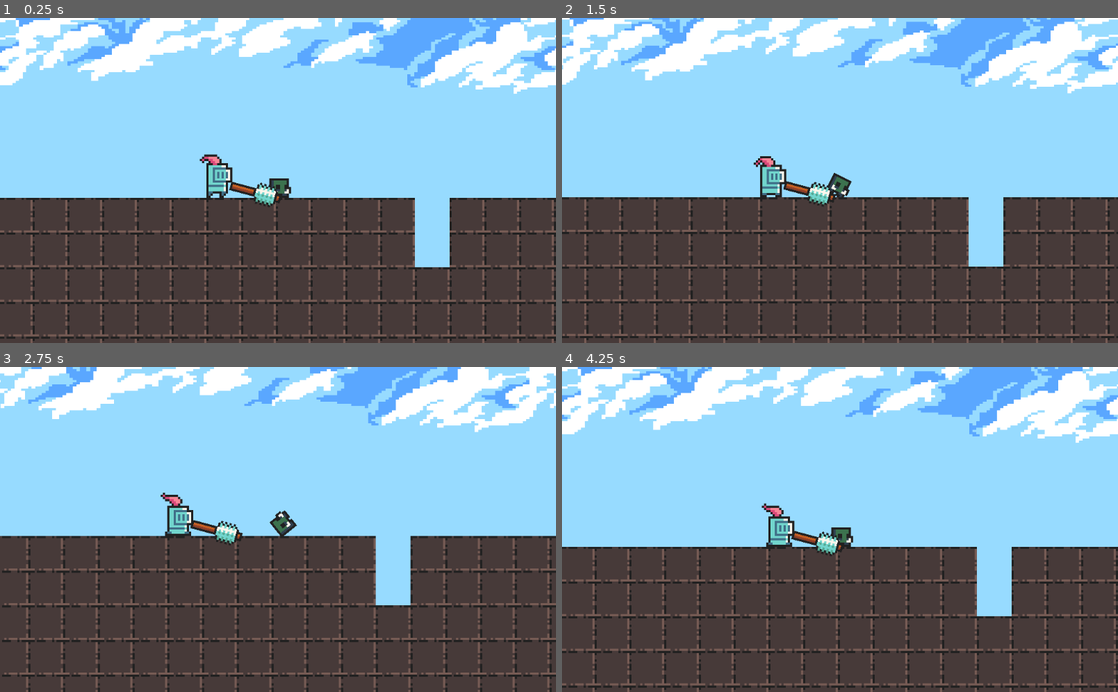
Above: before the commit, frames 1-4 (two rows, left to right).
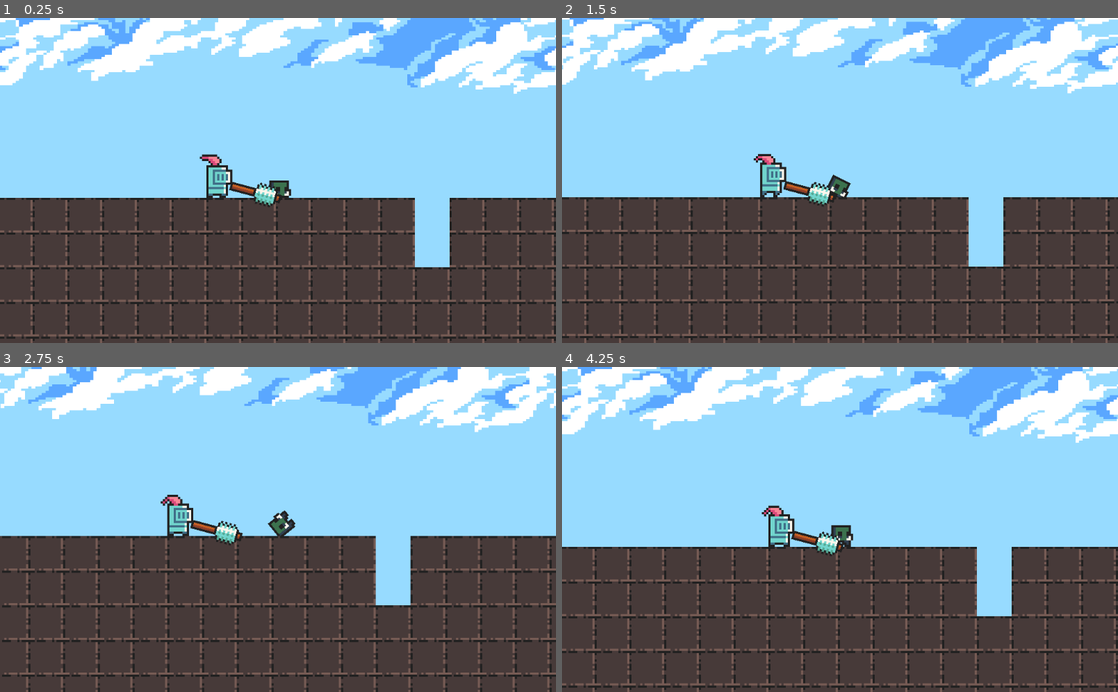
Above: after the commit, the same moments.

Repository: samsface/goblin_golf
Game: Godot game, scene res://game.tscn
Two runs of this game, one before a commit and one after it. Both use one fixed random seed, a clock stepped at 60 frames per second and the inputs below. Before the commit the project starts from res://Node2D.tscn.
Inputs:
- Up to frame 1 (0.25 s): no input
- Up to frame 2 (1.5 s): tap Enter (ui_accept) at 0.5, 0.77 s
- Up to frame 3 (2.75 s): tap Enter (ui_accept) at 1.52 s
- Up to frame 4 (4.25 s): tap Enter (ui_accept) at 3.02, 3.77 s

The runs differ from the first frame. In frame 1, 0.3% of the frame differs, in the area x 35-53%, y 41-56%; in frame 2, 0.4%, in the area x 34-53%, y 41-56%; in frame 3, 0.4%; in frame 4, 0.4%.

Commit message:
remove old enemy

Diff:
--- a/enemy.tscn
+++ /dev/null
@@ -1,71 +0,0 @@
-[gd_scene load_steps=13 format=2]
-
-[sub_resource type="GDScript" id=26]
-script/source = "extends RigidBody2D
-"
-
-[sub_resource type="StreamTexture" id=27]
-load_path = "res://.import/goblin_idle_anim_f0.png-e0d2b2f9270ed7f3c09d0632bd39626e.stex"
-
-[sub_resource type="StreamTexture" id=28]
-load_path = "res://.import/goblin_idle_anim_f1.png-21540be1664be3204bfb5e74dd262c1f.stex"
-
-[sub_resource type="StreamTexture" id=29]
-load_path = "res://.import/goblin_idle_anim_f2.png-cfc12b3be30e6e119941792a394276dd.stex"
-
-[sub_resource type="StreamTexture" id=30]
-load_path = "res://.import/goblin_idle_anim_f3.png-bfbcf88f86d644a9c6f68b862579f70c.stex"
-
-[sub_resource type="StreamTexture" id=22]
-load_path = "res://.import/goblin_run_anim_f0.png-766d6464d257f508e68352b1266f7242.stex"
-
-[sub_resource type="StreamTexture" id=23]
-load_path = "res://.import/goblin_run_anim_f1.png-f13354999a84e9714d9f9ceec3ba5cd4.stex"
-
-[sub_resource type="StreamTexture" id=24]
-load_path = "res://.import/goblin_run_anim_f2.png-2c2288802fc095abc43ac41d56d2b287.stex"
-
-[sub_resource type="StreamTexture" id=25]
-load_path = "res://.import/goblin_run_anim_f3.png-d7d6cdd3678f3e7c2b1141684cffe10b.stex"
-
-[sub_resource type="SpriteFrames" id=3]
-animations = [ {
-"frames": [ SubResource( 27 ), SubResource( 28 ), SubResource( 29 ), SubResource( 30 ) ],
-"loop": true,
-"name": "idle",
-"speed": 15.0
-}, {
-"frames": [ SubResource( 22 ), SubResource( 23 ), SubResource( 24 ), SubResource( 25 ) ],
-"loop": true,
-"name": "run",
-"speed": 15.0
-} ]
-
-[sub_resource type="CircleShape2D" id=6]
-radius = 8.0
-
-[sub_resource type="CircleShape2D" id=7]
-radius = 32.0
-
-[node name="KinematicBody2D2" type="Area2D"]
-position = Vector2( 233, 88 )
-collision_layer = 2
-script = SubResource( 26 )
-
-[node name="Tween" type="Tween" parent="."]
-
-[node name="AnimatedSprite" type="AnimatedSprite" parent="."]
-frames = SubResource( 3 )
-animation = "idle"
-frame = 2
-playing = true
-
-[node name="CollisionShape2D" type="CollisionShape2D" parent="."]
-shape = SubResource( 6 )
-
-[node name="telegraph_box" type="Area2D" parent="."]
-
-[node name="CollisionShape2D" type="CollisionShape2D" parent="telegraph_box"]
-shape = SubResource( 7 )
-
-[connection signal="body_entered" from="telegraph_box" to="." method="_on_telegraph_box_entered"]
--- a/Node2D.tscn
+++ b/game.tscn
@@ -1,22 +1,22 @@
 [gd_scene load_steps=31 format=2]
 
-[ext_resource path="res://art/weapon_mace.png" type="Texture" id=1]
-[ext_resource path="res://art/floor.png" type="Texture" id=2]
+[ext_resource path="res://game.gd" type="Script" id=1]
+[ext_resource path="res://art/goblin_idle_anim_f0.png" type="Texture" id=2]
 [ext_resource path="res://art/knight_f_idle_anim_f2.png" type="Texture" id=3]
-[ext_resource path="res://art/applause.wav" type="AudioStream" id=4]
-[ext_resource path="res://art/bg-clouds.png" type="Texture" id=5]
-[ext_resource path="res://art/knight_f_idle_anim_f0.png" type="Texture" id=7]
-[ext_resource path="res://art/knight_f_idle_anim_f3.png" type="Texture" id=8]
-[ext_resource path="res://art/knight_f_idle_anim_f1.png" type="Texture" id=9]
-[ext_resource path="res://game.gd" type="Script" id=10]
-[ext_resource path="res://art/goblin_idle_anim_f3.png" type="Texture" id=18]
-[ext_resource path="res://art/goblin_idle_anim_f2.png" type="Texture" id=19]
-[ext_resource path="res://art/goblin_idle_anim_f1.png" type="Texture" id=20]
-[ext_resource path="res://art/goblin_idle_anim_f0.png" type="Texture" id=21]
+[ext_resource path="res://art/knight_f_idle_anim_f0.png" type="Texture" id=4]
+[ext_resource path="res://art/goblin_idle_anim_f2.png" type="Texture" id=5]
+[ext_resource path="res://art/goblin_idle_anim_f3.png" type="Texture" id=6]
+[ext_resource path="res://art/bg-clouds.png" type="Texture" id=7]
+[ext_resource path="res://art/knight_f_idle_anim_f1.png" type="Texture" id=8]
+[ext_resource path="res://art/weapon_mace.png" type="Texture" id=9]
+[ext_resource path="res://art/applause.wav" type="AudioStream" id=10]
+[ext_resource path="res://art/floor.png" type="Texture" id=11]
+[ext_resource path="res://art/goblin_idle_anim_f1.png" type="Texture" id=12]
+[ext_resource path="res://art/knight_f_idle_anim_f3.png" type="Texture" id=13]
 
 [sub_resource type="SpriteFrames" id=1]
 animations = [ {
-"frames": [ ExtResource( 7 ), ExtResource( 9 ), ExtResource( 3 ), ExtResource( 8 ) ],
+"frames": [ ExtResource( 4 ), ExtResource( 8 ), ExtResource( 3 ), ExtResource( 13 ) ],
 "loop": true,
 "name": "idle",
 "speed": 15.0
@@ -177,13 +177,13 @@
 [node name="AnimatedSprite" type="AnimatedSprite" parent="player"]
 frames = SubResource( 1 )
 animation = "idle"
-frame = 1
+frame = 2
 playing = true
 
 [node name="sword" type="Sprite" parent="player"]
 position = Vector2( 8, 9 )
 rotation = 1.8326
-texture = ExtResource( 1 )
+texture = ExtResource( 9 )
 offset = Vector2( 0, -10 )
 
 [node name="goblin" type="RigidBody2D" parent="."]
@@ -197,7 +197,7 @@
 [node name="AnimatedSprite" type="AnimatedSprite" parent="goblin"]
 frames = SubResource( 3 )
 animation = "idle"
-frame = 2
+frame = 3
 playing = true
 
 [node name="CollisionShape2D" type="CollisionShape2D" parent="goblin"]
--- a/project.godot
+++ b/project.godot
@@ -11,7 +11,7 @@
 [application]
 
 config/name="Vs"
-run/main_scene="res://Node2D.tscn"
+run/main_scene="res://game.tscn"
 config/icon="res://icon.png"
 
 [gui]
Not shown: 4 places in game.tscn that only renumber resources
